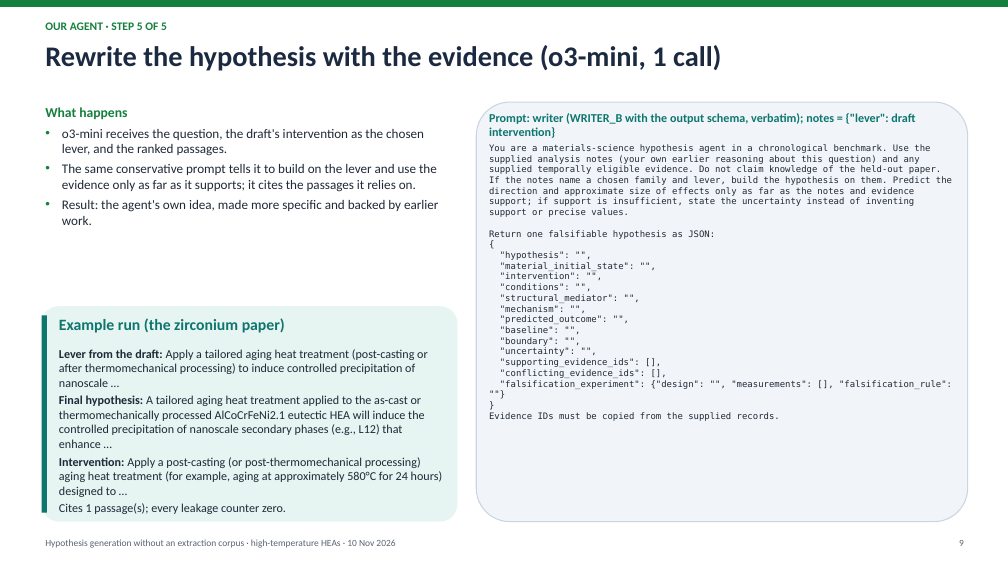
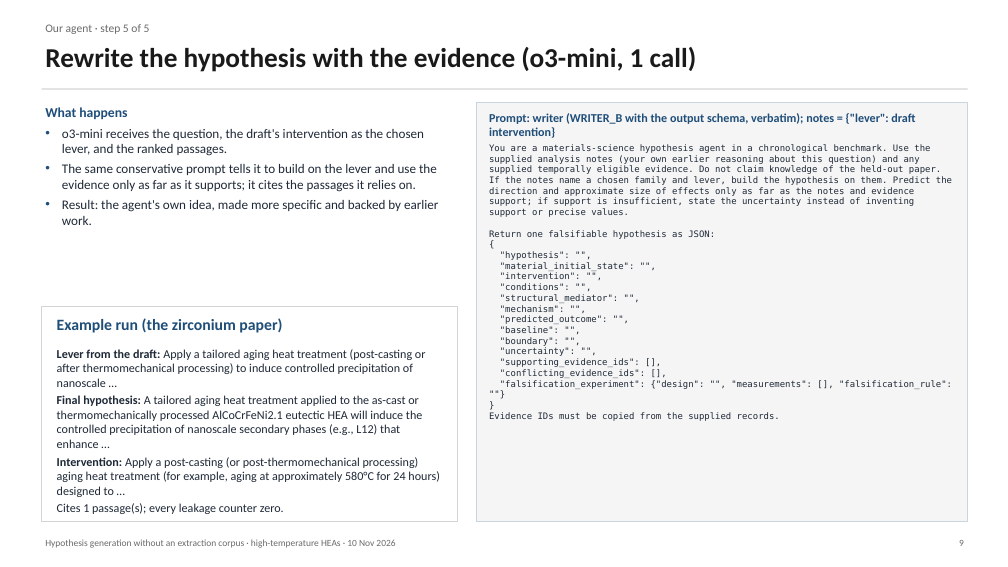
Before and after one commit to yadyneshsonale/materials-hypothesis-generation, a slide deck: slide 9 of presentations/2026-11-10_on_demand_retrieval/on_demand_hypothesis_generation_2026-11-10.pptx. Drawn at 1008x567 pixels with LibreOffice and Linux fonts; fonts in the diff are those of the drawing. Boxes give left, top, right and bottom in pixels: in the first picture for what was removed or moved away, otherwise in the second. Text is boxed around its words. In the diff, an @@ line names an element or a change of style, - is before the commit and + after.

```diff
--- a/presentations/2026-11-10_on_demand_retrieval/on_demand_hypothesis_generation_2026-11-10.pptx
+++ b/presentations/2026-11-10_on_demand_retrieval/on_demand_hypothesis_generation_2026-11-10.pptx
@@ rectangle removed at (0, 0, 1008, 7) @@
@@ text at (45, 24, 150, 34): text changed; text colour #15803D to #6B6B6B; bold off @@
-OUR AGENT · STEP 5 OF 5
+Our agent · step 5 of 5
@@ text "Rewrite the hypothesis with the ..." at (45, 47, 697, 72): size 27 to 26 pt, text colour #1B2A41 to #1A1A1A @@
@@ rectangle added at (42, 88, 968, 89), fill #D4D4D4 @@
@@ text "What happens" at (45, 107, 438, 225): text colour #15803D to #1F4E79 in "What happens"; bullet colour #15803D to #1F4E79 @@
@@ rounded rectangle removed at (476, 102, 968, 522) @@
@@ rectangle added at (476, 102, 968, 522), fill #F5F5F5, outline #CBD5E1 1 pt @@
@@ text at (489, 113, 915, 138): text colour #0F766E to #1F4E79 in "Prompt: writer (WRITER_B with the output schema, ..." @@
@@ rectangle at (42, 306, 457, 522): rounded rectangle to rectangle; fill #E6F4F2 to #FFFFFF; outline none to #D4D4D4 1 pt @@
@@ rectangle removed at (42, 315, 47, 513) @@
@@ text "Example run (the zirconium paper)" at (57, 318, 282, 333): text colour #0F766E to #1F4E79 @@
```
Also in this commit, not shown: 14 other slides changed, 1 other file.
